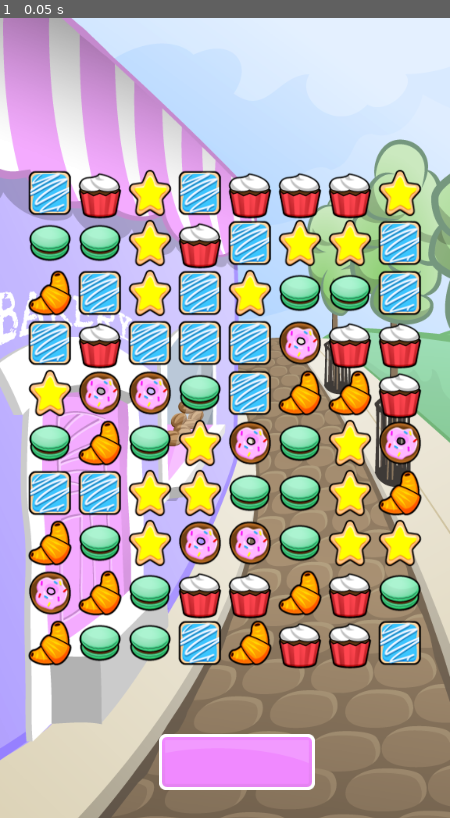
Above: before the commit, frame 1.
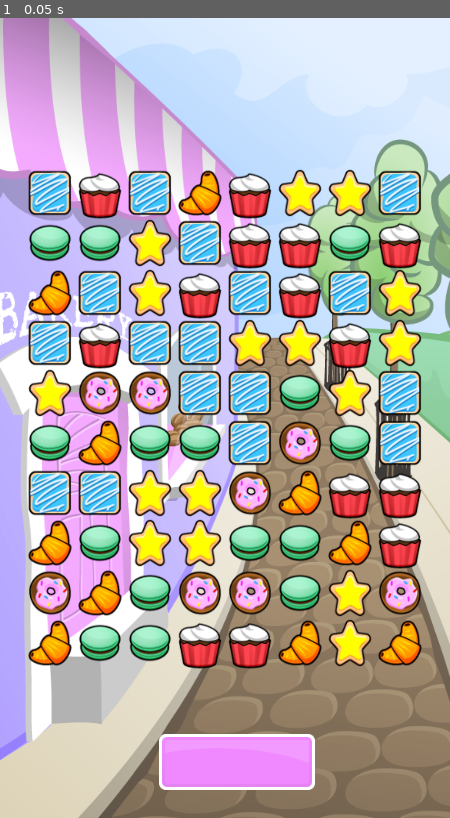
Above: after the commit, the same moment.

Repository: huzujun/3-match-game
Game: Godot game, scene res://Scenes/game_window.tscn
Two runs of this game, one before a commit and one after it. Both use one fixed random seed, a clock stepped at 60 frames per second and the inputs below.
Inputs:
- Up to frame 1 (0.05 s): no input

The runs differ from the first frame. In frame 1, 21% of the frame differs, in the area x 28-94%, y 18-82%.

Commit message:
finish basic game

Diff:
--- a/demo/Scenes/game_window.tscn
+++ b/demo/Scenes/game_window.tscn
@@ -7,8 +7,7 @@
 [node name="game_window" type="Node2D"]
 
 [node name="background" type="TextureRect" parent="."]
-margin_right = 640.0
-margin_bottom = 1136.0
+size_flags_stretch_ratio = 0.0
 texture = ExtResource( 1 )
 
 [node name="grid" type="Node2D" parent="."]
@@ -18,6 +17,7 @@
 x_start = 64
 y_start = 800
 offset = 64
+y_offset = 3
 
 [node name="TextureRect" type="TextureRect" parent="."]
 margin_left = 203.291
@@ -25,3 +25,18 @@
 margin_right = 403.291
 margin_bottom = 988.004
 texture = ExtResource( 3 )
+
+[node name="destroy_timer" type="Timer" parent="."]
+wait_time = 0.34
+one_shot = true
+
+[node name="collapse_timer" type="Timer" parent="."]
+wait_time = 0.1
+one_shot = true
+
+[node name="refill_timer" type="Timer" parent="."]
+wait_time = 0.21
+one_shot = true
+[connection signal="timeout" from="destroy_timer" to="grid" method="_on_destroy_timer_timeout"]
+[connection signal="timeout" from="collapse_timer" to="grid" method="_on_collapse_timer_timeout"]
+[connection signal="timeout" from="refill_timer" to="grid" method="_on_refill_timer_timeout"]
--- a/demo/Scenes/grid.gd
+++ b/demo/Scenes/grid.gd
@@ -1,13 +1,26 @@
 extends Node2D
 
 #Grid Variables
-export (int) var width;
-export (int) var height;
-export (int) var x_start;
-export (int) var y_start;
-export (int) var offset;
-
-var all_pieces = [];
+export (int) var width
+export (int) var height
+export (int) var x_start
+export (int) var y_start
+export (int) var offset
+export (int) var y_offset
+
+enum {wait, move}
+var state
+var all_pieces = []
+
+
+var piece_one = null
+var piece_two = null
+var last_place = Vector2(0, 0)
+var last_direction = Vector2(0, 0)
+var move_checked = false
+var first_touch = Vector2(0, 0)
+var final_touch = Vector2(0, 0)
+
 var possible_pieces = [
 	preload("res://Scenes/Pieces/Croissant.tscn"),
 	preload("res://Scenes/Pieces/Cupcake.tscn"),
@@ -15,35 +28,199 @@
 	preload("res://Scenes/Pieces/Donut.tscn"),
 	preload("res://Scenes/Pieces/Macaroon.tscn"),
 	preload("res://Scenes/Pieces/SugarCookie.tscn"),
-];
+]
 # Called when the node enters the scene tree for the first time.
 func _ready():
-	all_pieces = make_2d_array();
-	spawn_pieces();
-	print(all_pieces);
+	state = move
+	all_pieces = make_2d_array()
+	randomize()
+	spawn_pieces()
 
 func make_2d_array():
-	var array = [];
-	for i in width:
-		array.append([]);
-		for j in height:
-			array[i].append(null);
-	return array;
+	var array = []
+	for i in width:
+		array.append([])
+		for j in height:
+			array[i].append(null)
+	return array
 
 func spawn_pieces():
 	for i in width:
 		for j in height:
-			var rand = floor(rand_range(0, possible_pieces.size()));
-			var piece = possible_pieces[rand].instance();
-			add_child(piece);
-			piece.position = grid_to_pixel(i, j);
+			var rand = floor(rand_range(0, possible_pieces.size()))
+			var loops = 0
+			var piece = possible_pieces[rand].instance()
+			while (match_at(i, j, piece.color) && loops < 100):
+				rand = floor(rand_range(0, possible_pieces.size()))
+				loops += 1
+				piece = possible_pieces[rand].instance()
+			add_child(piece)
+			piece.position = grid_to_pixel(i, j)
+			all_pieces[i][j] = piece
+
+func match_at(i, j, color):
+	if i > 1:
+		if all_pieces[i - 1][j] != null && all_pieces[i - 2][j] != null:
+			if all_pieces[i - 1][j].color == color && all_pieces[i - 2][j].color == color:
+				return true
+	if j > 1:
+		if all_pieces[i][j - 1] != null && all_pieces[i][j - 2] != null:
+			if all_pieces[i][j - 1].color == color && all_pieces[i][j - 2].color == color:
+				return true
+	return false
 
 func grid_to_pixel(column, row):
-	var new_x = x_start + offset * column;
-	var new_y = y_start - offset * row;
-	return Vector2(new_x, new_y);
-	pass;
-
-# Called every frame. 'delta' is the elapsed time since the previous frame.
-#func _process(delta):
-#	pass
+	var new_x = x_start + offset * column
+	var new_y = y_start - offset * row
+	return Vector2(new_x, new_y)
+	pass
+
+func pixel_to_grid(pixel_x, pixel_y):
+	var new_x = round((pixel_x - x_start) / offset)
+	var new_y = round((pixel_y - y_start) / -offset)
+	return Vector2(new_x, new_y)
+	pass
+
+func is_in_grid(grid_position):
+	if grid_position.x >= 0 && grid_position.x < width:
+		if grid_position.y >= 0 && grid_position.y < height:
+			return true
+	return false
+
+var controlling = false
+func touch_input():
+	if Input.is_action_just_pressed("ui_touch"):
+		if is_in_grid(pixel_to_grid(get_global_mouse_position().x, get_global_mouse_position().y)):
+			first_touch = pixel_to_grid(get_global_mouse_position().x, get_global_mouse_position().y)
+			controlling = true
+	if Input.is_action_just_released("ui_touch"):
+		if is_in_grid(pixel_to_grid(get_global_mouse_position().x, get_global_mouse_position().y)):
+			controlling = false
+			final_touch = pixel_to_grid(get_global_mouse_position().x, get_global_mouse_position().y)
+			touch_difference(first_touch, final_touch)
+
+func swap_pieces(column, row, direction):
+	var first_piece = all_pieces[column][row]
+	var other_piece = all_pieces[column + direction.x][row + direction.y]
+	if first_piece != null && other_piece != null:
+		store_info(first_piece, other_piece, Vector2(column, row), direction)
+		all_pieces[column][row] = other_piece
+		all_pieces[column + direction.x][row + direction.y] = first_piece
+		first_piece.move(grid_to_pixel(column + direction.x, row + direction.y))
+		other_piece.move(grid_to_pixel(column, row))
+		if !move_checked:
+			find_matches()
+
+func touch_difference(grid_1, grid_2):
+	var difference = grid_2 - grid_1
+	if abs(difference.x) > abs(difference.y):
+		if difference.x > 0:
+			swap_pieces(grid_1.x, grid_1.y, Vector2(1, 0))
+		elif difference.x < 0:
+			swap_pieces(grid_1.x, grid_1.y, Vector2(-1, 0))
+	elif abs(difference.x) < abs(difference.y):
+		if difference.y > 0:
+			swap_pieces(grid_1.x, grid_1.y, Vector2(0, 1))
+		elif difference.y < 0:
+			swap_pieces(grid_1.x, grid_1.y, Vector2(0, -1))
+
+func find_matches():
+	for i in width:
+		for j in height:
+			if all_pieces[i][j] != null:
+				var current_color = all_pieces[i][j].color
+				if i > 0 && i < width - 1 && all_pieces[i - 1][j] != null && all_pieces[i + 1][j] != null:
+					if all_pieces[i - 1][j].color == current_color && all_pieces[i + 1][j].color == current_color:
+						dim(i - 1, j)
+						dim(i, j)
+						dim(i + 1, j)
+				if j > 0 && j < height - 1 && all_pieces[i][j - 1] != null && all_pieces[i][j + 1] != null:
+					if all_pieces[i][j - 1].color == current_color && all_pieces[i][j + 1].color == current_color:
+						dim(i, j - 1)
+						dim(i, j)
+						dim(i, j + 1)
+	get_parent().get_node("destroy_timer").start()
+
+func dim(i, j):
+	all_pieces[i][j].matched = true
+	all_pieces[i][j].dim()
+
+func destroy_matched():
+	var was_matched = false
+	for i in width:
+		for j in height:
+			if all_pieces[i][j] != null:
+				if all_pieces[i][j].matched:
+					was_matched = true
+					all_pieces[i][j].queue_free()
+					all_pieces[i][j] = null
+	move_checked = true
+	if was_matched:
+		get_parent().get_node("collapse_timer").start()
+	else:
+		swap_back()
+
+func store_info(first_piece, other_piece, place, direction):
+	piece_one = first_piece
+	piece_two = other_piece
+	last_place = place
+	last_direction = direction
+
+func swap_back():
+	if piece_one!=null && piece_two != null:
+		swap_pieces(last_place.x, last_place.y, last_direction)
+	move_checked = false
+	state = move
+
+func collapse_columns():
+	for i in width:
+		for j in height:
+			if all_pieces[i][j] == null:
+				for k in range(j + 1, height):
+					if all_pieces[i][k] != null:
+						all_pieces[i][k].move_down(grid_to_pixel(i,j))
+						all_pieces[i][j] = all_pieces[i][k]
+						all_pieces[i][k] = null
+						break
+	get_parent().get_node("refill_timer").start()
+
+func refill_columns():
+	for i in width:
+		for j in height:
+			if all_pieces[i][j] == null:
+				var rand = floor(rand_range(0, possible_pieces.size()))
+				var loops = 0
+				var piece = possible_pieces[rand].instance()
+				while (match_at(i, j, piece.color) && loops < 100):
+					rand = floor(rand_range(0, possible_pieces.size()))
+					loops += 1
+					piece = possible_pieces[rand].instance()
+				add_child(piece)
+				piece.position = grid_to_pixel(i, j - y_offset)
+				piece.move(grid_to_pixel(i, j))
+				all_pieces[i][j] = piece
+	after_refill()
+
+func after_refill():
+	for i in width:
+		for j in height:
+			if all_pieces[i][j] != null:
+				if match_at(i, j, all_pieces[i][j].color):
+					find_matches()
+					get_parent().get_node("destroy_timer").start()
+					break
+	state = move
+	move_checked = false
+
+func _on_destroy_timer_timeout():
+	destroy_matched()
+
+func _process(delta):
+	if state == move:
+		touch_input()
+
+func _on_collapse_timer_timeout():
+	collapse_columns()
+
+func _on_refill_timer_timeout():
+	refill_columns()
--- a/demo/Scenes/piece.gd
+++ b/demo/Scenes/piece.gd
@@ -1,10 +1,25 @@
 extends Node2D
 
 export (String) var color;
-
+var move_tween;
+var matched = false;
 # Called when the node enters the scene tree for the first time.
 func _ready():
-	pass # Replace with function body.
+	move_tween = get_node("move_tween");
+
+func move(target):
+	move_tween.interpolate_property(self, "position", position, target, .3,
+	                  Tween.TRANS_ELASTIC, Tween.EASE_OUT);
+	move_tween.start();
+
+func move_down(target):
+	move_tween.interpolate_property(self, "position", position, target, .2,
+	                  Tween.TRANS_ELASTIC, Tween.EASE_OUT);
+	move_tween.start();
+
+func dim():
+	var sprite = get_node("Sprite");
+	sprite.modulate = Color(1, 1, 1, .5);
 
 # Called every frame. 'delta' is the elapsed time since the previous frame.
 #func _process(delta):
--- a/demo/Scenes/piece.tscn
+++ b/demo/Scenes/piece.tscn
@@ -6,3 +6,5 @@
 script = ExtResource( 1 )
 
 [node name="Sprite" type="Sprite" parent="."]
+
+[node name="move_tween" type="Tween" parent="."]
Not shown, changed: readme.md
